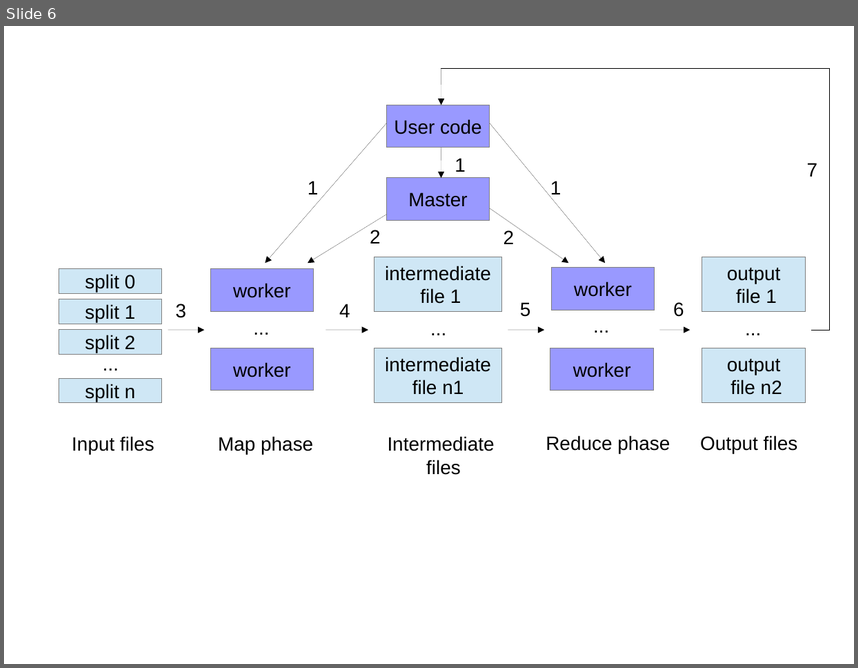
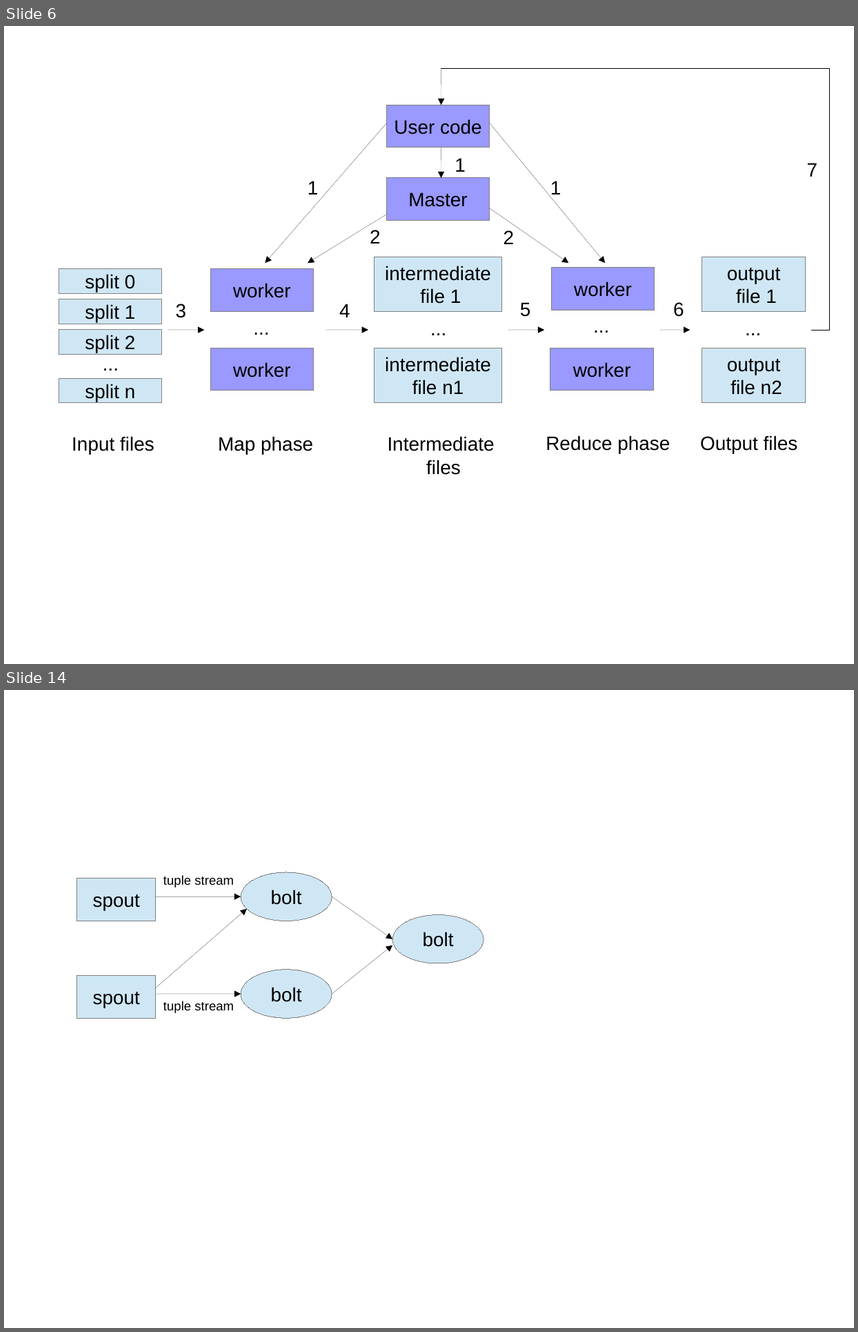
Before and after one commit to Visorgood/LambdaThesis, a slide deck: Thesis/thesis_template/images/Thesis_Images.odp. Shown one above the other, each under a label of ours: slide 6 before the commit, slides 6 and 14 after it; the slides between them are not shown. The pictures are 858x668 and 858x1332 pixels, drawn with LibreOffice and Linux fonts; fonts in the diff are those of the drawing. Boxes give left, top, right and bottom in pixels: in the first picture for what was removed or moved away, otherwise in the second. Text is boxed around its words. In the diff, an @@ line names an element or a change of style, - is before the commit and + after.

```diff
--- a/Thesis/thesis_template/images/Thesis_Images.odp
+++ b/Thesis/thesis_template/images/Thesis_Images.odp
@@ slide 14 added at [4, 690, 854, 1328], background #FFFFFF @@
@@ text added at [163, 875, 234, 887], 12 pt, text #000000 @@
+tuple stream
@@ ellipse added at [241, 872, 332, 920], fill #CFE7F5, outline #808080 0 pt, 18 pt, text #000000 @@
+bolt
@@ rectangle added at [76, 878, 155, 920], fill #CFE7F5, outline #808080 0 pt, 18 pt, text #000000 @@
+spout
@@ arrow added from (156, 897) to (241, 897), #000000 0 pt @@
@@ arrow added from (156, 988) to (247, 908), #000000 0 pt @@
@@ arrow added from (332, 897) to (392, 939), #000000 0 pt @@
@@ ellipse added at [392, 914, 484, 963], fill #CFE7F5, outline #808080 0 pt, 18 pt, text #000000 @@
+bolt
@@ arrow added from (332, 994) to (392, 945), #000000 0 pt @@
@@ rectangle added at [76, 976, 155, 1018], fill #CFE7F5, outline #808080 0 pt, 18 pt, text #000000 @@
+spout
@@ ellipse added at [241, 969, 332, 1018], fill #CFE7F5, outline #808080 0 pt, 18 pt, text #000000 @@
+bolt
@@ arrow added from (156, 994) to (241, 994), #000000 0 pt @@
@@ text added at [163, 1000, 234, 1013], 12 pt, text #000000 @@
+tuple stream
```
Also in this commit, not shown: 7 other slides added, 21 other files.
